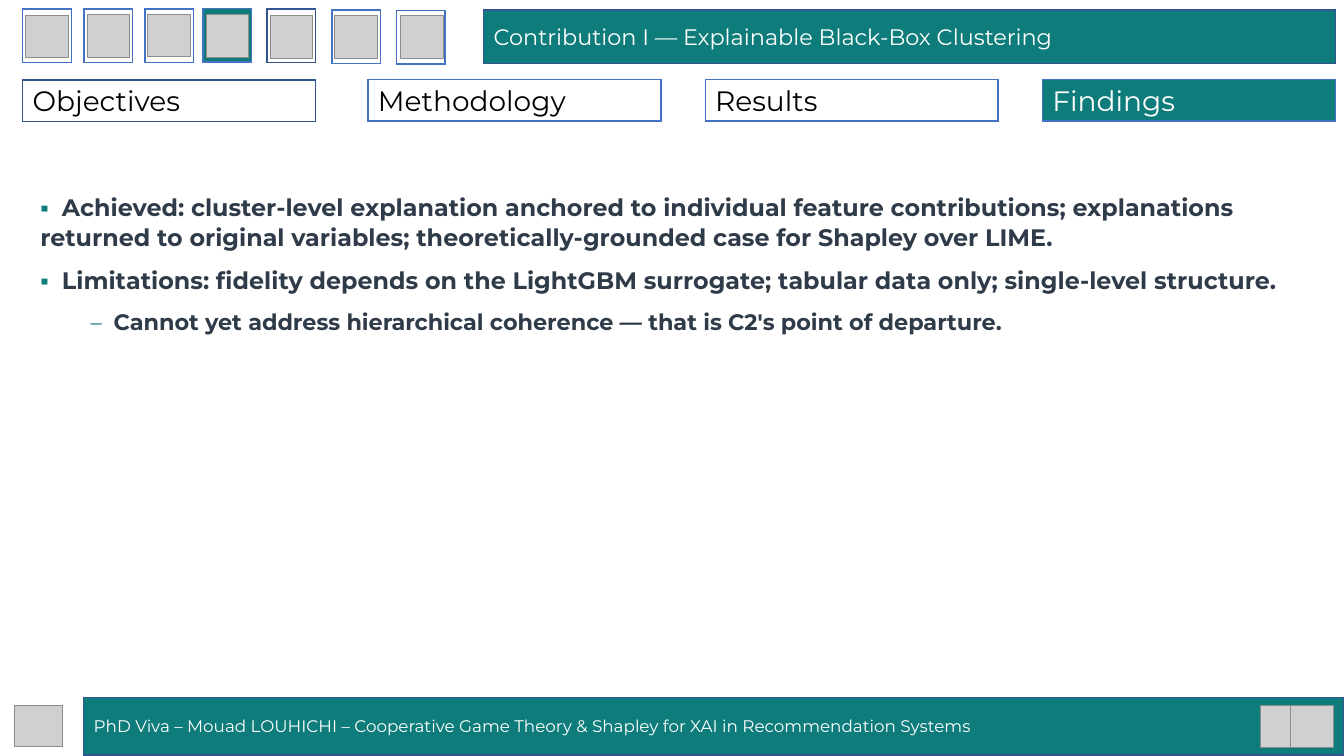
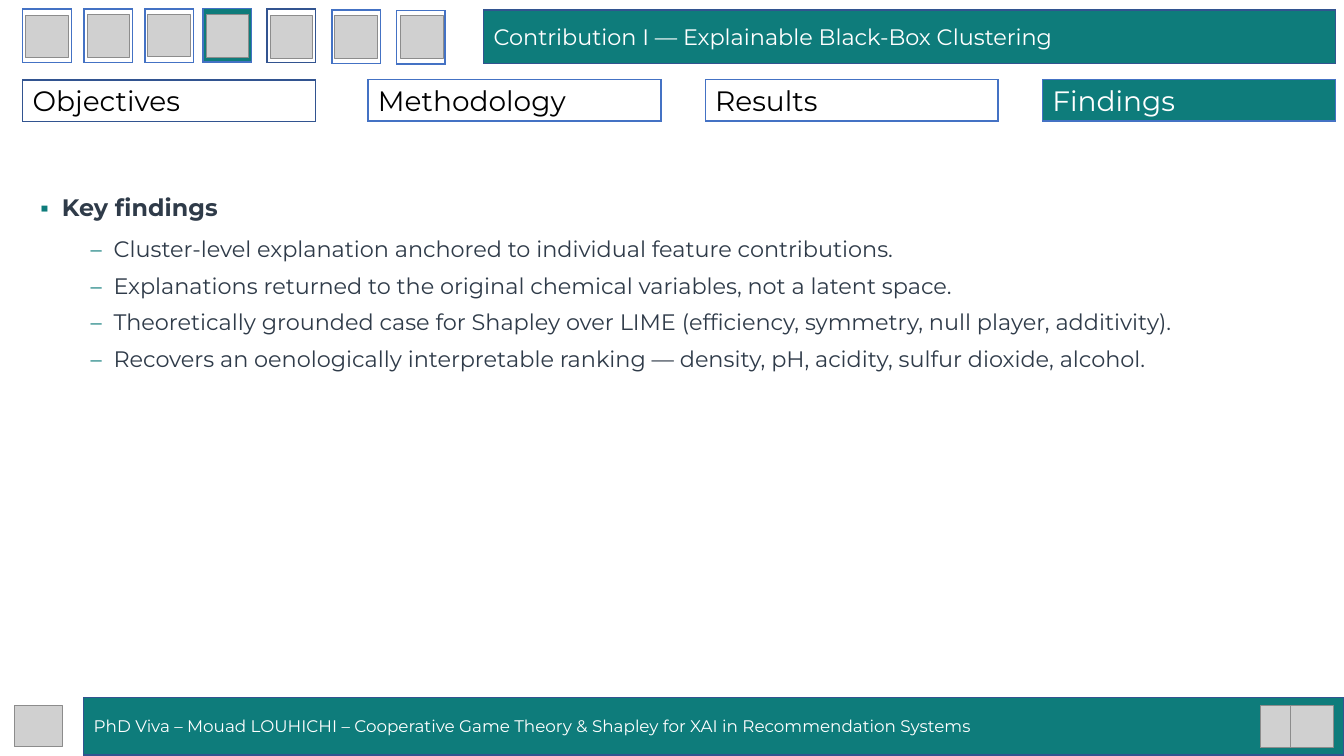
Before and after one commit to mouadlouhichi/phd-prep, a slide deck: slide 29 of viva/MOUAD_LOUHICHI_VIVA_40min.pptx (slide 27 before the commit). Drawn at 1344x756 pixels with LibreOffice and Linux fonts; fonts in the diff are those of the drawing; grey boxes stand for pictures. Boxes give left, top, right and bottom in pixels: in the first picture for what was removed or moved away, otherwise in the second. Text is boxed around its words. In the diff, an @@ line names an element or a change of style, - is before the commit and + after.

```diff
--- a/viva/MOUAD_LOUHICHI_VIVA_40min.pptx
+++ b/viva/MOUAD_LOUHICHI_VIVA_40min.pptx
@@ text at (x1=62, y1=197, x2=1172, y2=372): text changed; size 17 to 16 pt; bold off @@
-▪ Achieved: cluster-level explanation anchored to individual feature contributions; explanations returned to original variables; theoretically-grounded case for Shapley over LIME.
-▪ Limitations: fidelity depends on the LightGBM surrogate; tabular data only; single-level structure.
-  – Cannot yet address hierarchical coherence — that is C2's point of departure.
+▪ Key findings
+  – Cluster-level explanation anchored to individual feature contributions.
+  – Explanations returned to the original chemical variables, not a latent space.
+  – Theoretically grounded case for Shapley over LIME (efficiency, symmetry, null player, additivity).
+  – Recovers an oenologically interpretable ranking — density, pH, acidity, sulfur dioxide, alcohol.
```
Also in this commit, not shown: 2 other slides changed, 12 slides added, 1 other file.
